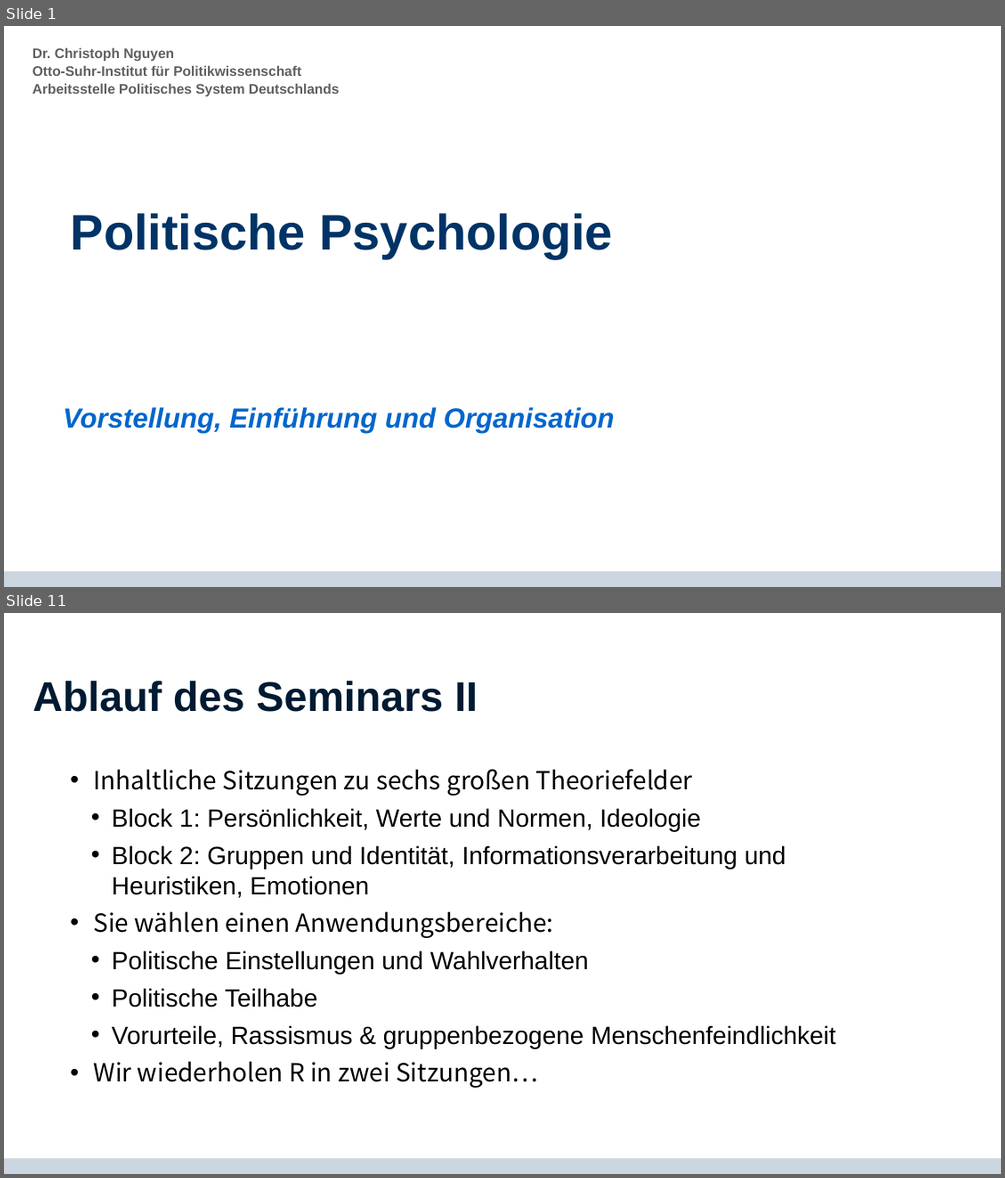
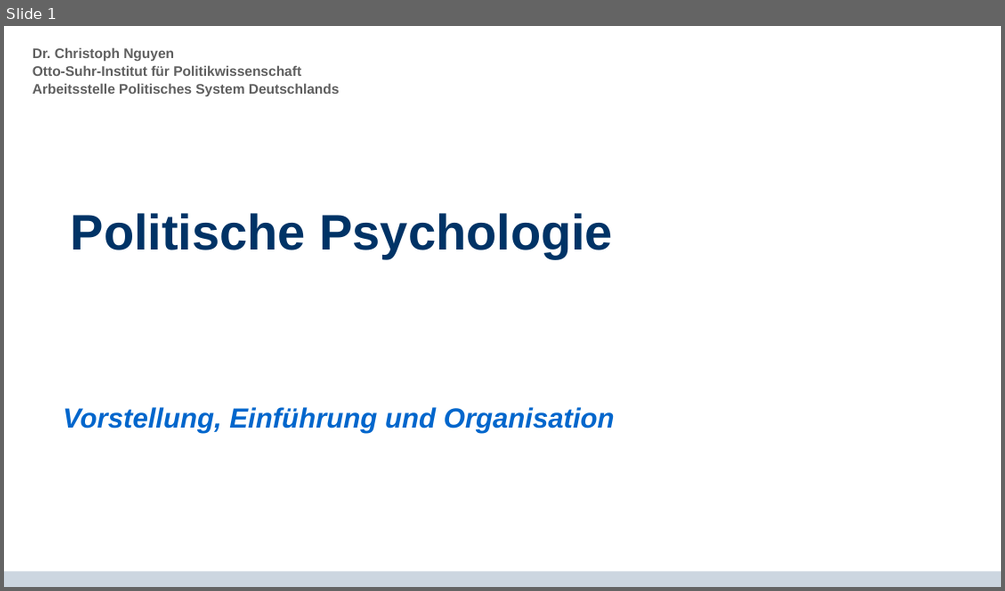
Before and after one commit to cgnguyen/class_political_psychology, a slide deck: 2_Slides_Literature/1_Intro/1- Einfuehrung.pptx. Shown one above the other, each under a label of ours: slides 1 and 11 before the commit, slide 1 after it; the slides between them are not shown. The pictures are 1005x1178 and 1005x591 pixels, drawn with LibreOffice and Linux fonts; fonts in the diff are those of the drawing; background and template pictures are left out. Boxes give left, top, right and bottom in pixels: in the first picture for what was removed or moved away, otherwise in the second. Text is boxed around its words. In the diff, an @@ line names an element or a change of style, - is before the commit and + after.

```diff
--- a/2_Slides_Literature/1_Intro/1- Einfuehrung.pptx
+++ b/2_Slides_Literature/1_Intro/1- Einfuehrung.pptx
@@ slide 11 removed at box(4, 613, 1001, 1174), background #FFFFFF; not listed: 1 template element that a slide beside it also shows @@
@@ title removed at box(32, 681, 477, 712) @@
-Ablauf des Seminars II
@@ text removed at box(94, 769, 835, 1087) @@
-  • Inhaltliche Sitzungen zu sechs großen Theoriefelder
-    • Block 1: Persönlichkeit, Werte und Normen, Ideologie
-    • Block 2: Gruppen und Identität, Informationsverarbeitung und Heuristiken, Emotionen
-  • Sie wählen einen Anwendungsbereiche:
-    • Politische Einstellungen und Wahlverhalten
-    • Politische Teilhabe
-    • Vorurteile, Rassismus & gruppenbezogene Menschenfeindlichkeit
-  • Wir wiederholen R in zwei Sitzungen…
```
Also in this commit, not shown: 3 slides changed, 11 slides added, 8 other slides removed, 2 other files.
